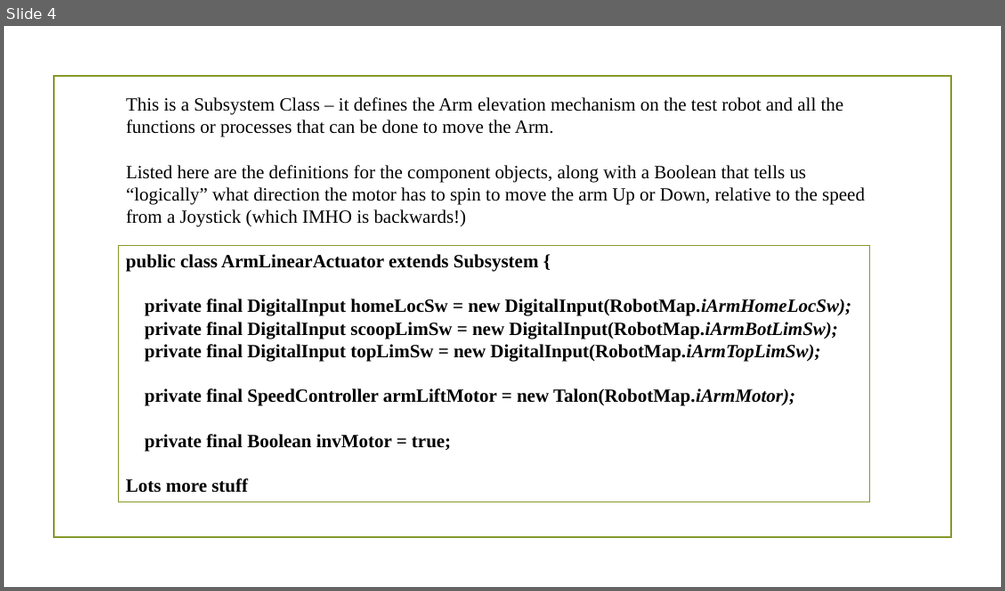
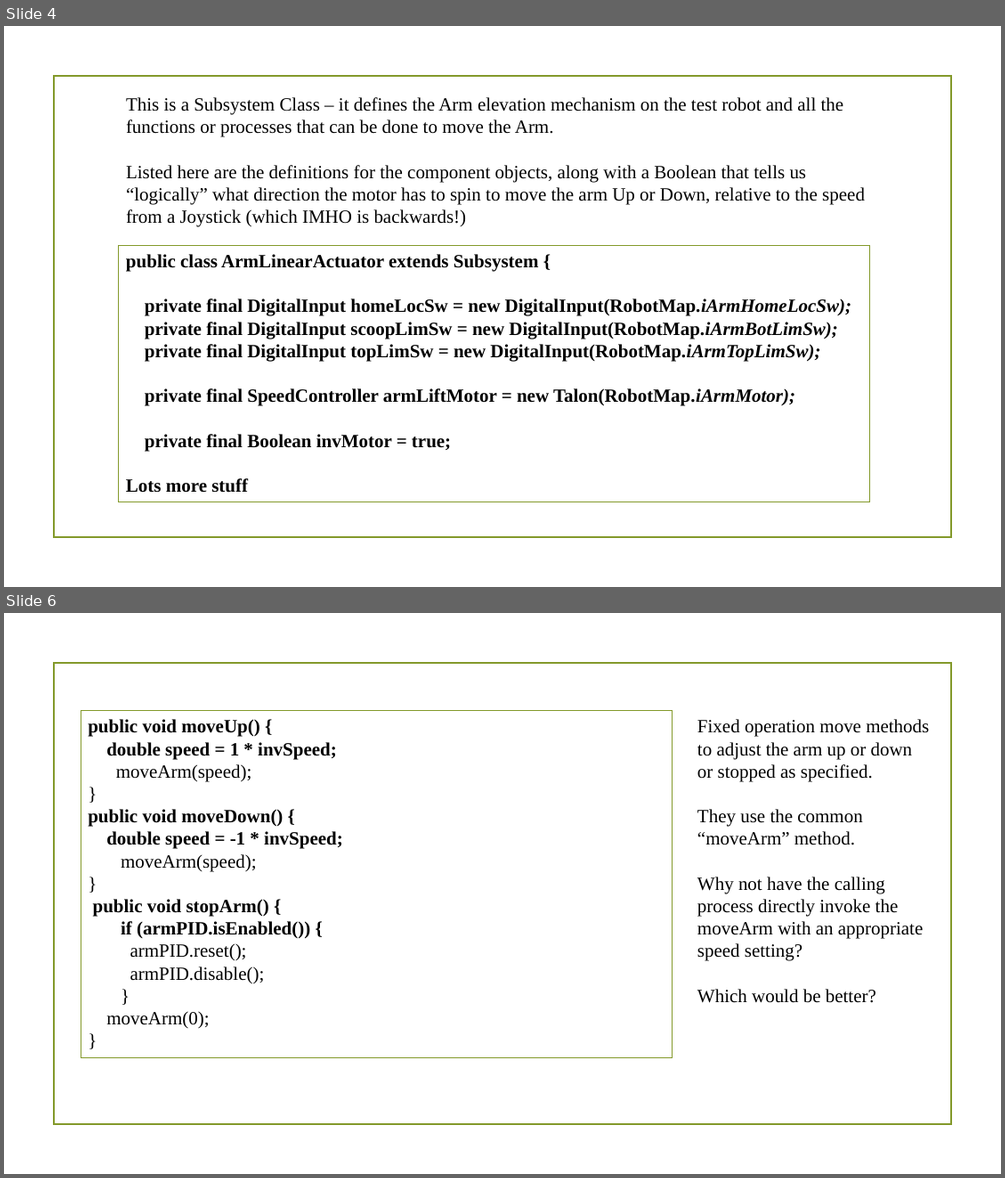
Before and after one commit to 4662FRCRobotics/Training, a slide deck: Object Oriented Programming FRC Context ArmSystem P2.pptx. Shown one above the other, each under a label of ours: slide 4 before the commit, slides 4 and 6 after it; the slides between them are not shown. The pictures are 1005x591 and 1005x1178 pixels, drawn with LibreOffice and Linux fonts; fonts in the diff are those of the drawing; background and template pictures are left out. Boxes give left, top, right and bottom in pixels: in the first picture for what was removed or moved away, otherwise in the second. Text is boxed around its words. In the diff, an @@ line names an element or a change of style, - is before the commit and + after.

```diff
--- a/Object Oriented Programming FRC Context ArmSystem P2.pptx
+++ b/Object Oriented Programming FRC Context ArmSystem P2.pptx
@@ slide 6 added at (4, 613, 1001, 1174), background picture (left out); not listed: 1 template element that a slide beside it also shows @@
@@ rectangle added at (81, 711, 672, 1058), outline #83992A 0.75 pt, 18 pt, text #000000, bold @@
+public void moveUp() {
+double speed = 1 * invSpeed;
+moveArm(speed);
+}
+public void moveDown() {
+double speed = -1 * invSpeed;
+moveArm(speed);
+}
+public void stopArm() {
+if (armPID.isEnabled()) {
+armPID.reset();
+armPID.disable();
+}
+moveArm(0);
+}
@@ text added at (697, 719, 929, 1003), 18 pt, text #000000 @@
+Fixed operation move methods to adjust the arm up or down or stopped as specified.
+They use the common “moveArm” method.
+Why not have the calling process directly invoke the moveArm with an appropriate speed setting?
+Which would be better?
```
Also in this commit, not shown: 4 slides changed, 3 other slides added, 3 slides removed, 4 other files.
